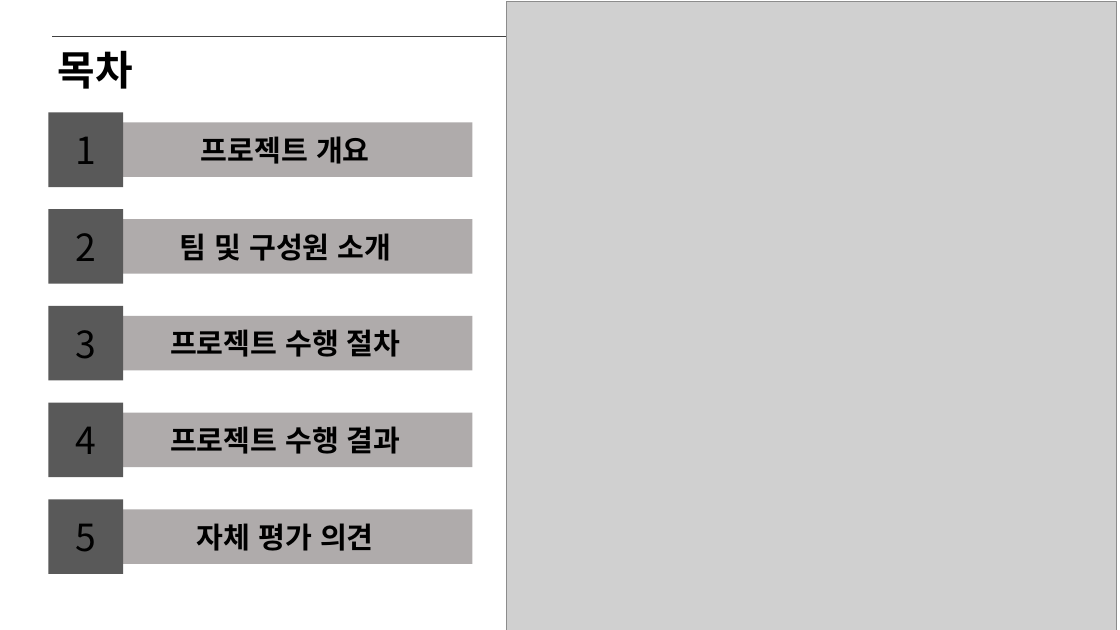
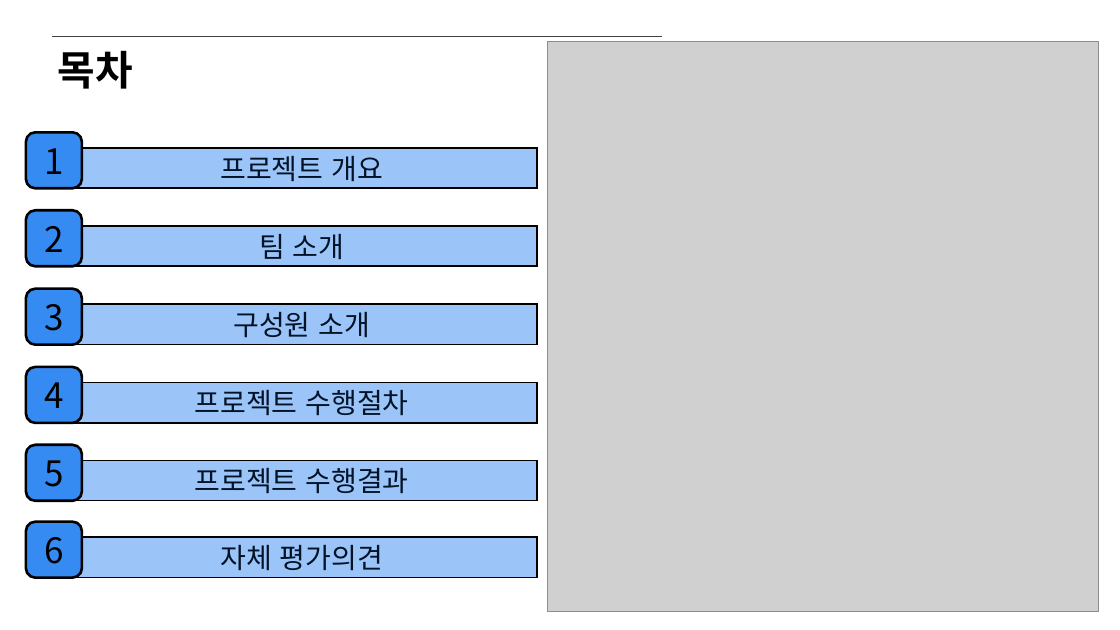
Before and after one commit to Hyno2/SQL-Project, a slide deck: slide 2 of PPT템플릿/오라클(편의점).pptx. Drawn at 1120x630 pixels with LibreOffice and Linux fonts; fonts in the diff are those of the drawing; grey boxes stand for pictures. Boxes give left, top, right and bottom in pixels: in the first picture for what was removed or moved away, otherwise in the second. Text is boxed around its words. In the diff, an @@ line names an element or a change of style, - is before the commit and + after.

```diff
--- a/PPT템플릿/오라클(편의점).pptx
+++ b/PPT템플릿/오라클(편의점).pptx
@@ picture: place and size @@
-picture at (507, 2, 1117, 630)
+picture at (547, 41, 1098, 612)
@@ rounded rectangle "1": place and size @@
-rounded rectangle "1" at (49, 113, 124, 187)
+rounded rectangle "1" at (26, 133, 82, 189)
@@ rectangle "프로젝트 개요": place and size @@
-rectangle "프로젝트 개요" at (50, 123, 473, 177)
+rectangle "프로젝트 개요" at (66, 148, 537, 188)
@@ rectangle "프로젝트 개요" at (66, 148, 537, 188): size 25 to 24 pt, text colour #000000 to #021327, bold off; fill #AFABAB to #9BC5F9; outline none to #000000 1.5 pt @@
@@ rounded rectangle "2": place and size @@
-rounded rectangle "2" at (49, 209, 124, 284)
+rounded rectangle "2" at (26, 210, 82, 266)
@@ rectangle added at (66, 226, 537, 266), fill #9BC5F9, outline #000000 1.5 pt, 24 pt, text #021327 @@
+팀 소개
@@ rounded rectangle "3": place and size @@
-rounded rectangle "3" at (49, 306, 124, 381)
+rounded rectangle "3" at (26, 289, 82, 345)
@@ fill #AFABAB to #9BC5F9; outline none to #000000 1.5 pt in 4 elements at (66, 538, 537, 578), (66, 460, 537, 501), (66, 383, 537, 423), (66, 304, 537, 344) @@
@@ rectangle "구성원 소개": place and size @@
-rectangle "구성원 소개" at (50, 219, 473, 274)
+rectangle "구성원 소개" at (66, 304, 537, 344)
@@ text in rectangle at (233, 312, 370, 338): text changed; size 25 to 24 pt; text colour #000000 to #021327; bold off @@
-팀 및 구성원 소개
+구성원 소개
@@ rounded rectangle "4": place and size @@
-rounded rectangle "4" at (49, 402, 124, 477)
+rounded rectangle "4" at (26, 367, 82, 423)
@@ rectangle "프로젝트 수행절차": place and size @@
-rectangle "프로젝트 수행절차" at (50, 316, 473, 371)
+rectangle "프로젝트 수행절차" at (66, 383, 537, 423)
@@ text in rectangle at (195, 390, 409, 415): text changed; size 25 to 24 pt; text colour #000000 to #021327; bold off @@
-프로젝트 수행 절차
+프로젝트 수행절차
@@ size 32 to 30 pt; rectangle to rounded rectangle; fill #595959 to #368BF2; outline none to #000000 2.25 pt in 5 elements at (26, 210, 82, 266), (26, 133, 82, 189), (26, 289, 82, 345), (26, 367, 82, 423), (26, 445, 82, 502) @@
@@ rounded rectangle "5": place and size @@
-rounded rectangle "5" at (49, 499, 124, 574)
+rounded rectangle "5" at (26, 445, 82, 502)
@@ rectangle "프로젝트 수행결과": place and size @@
-rectangle "프로젝트 수행결과" at (50, 413, 473, 467)
+rectangle "프로젝트 수행결과" at (66, 460, 537, 501)
@@ text in rectangle at (195, 468, 409, 493): text changed; size 25 to 24 pt; text colour #000000 to #021327; bold off @@
-프로젝트 수행 결과
+프로젝트 수행결과
@@ rounded rectangle added at (26, 522, 82, 578), fill #368BF2, outline #000000 2.25 pt, 30 pt, text #000000 @@
+6
@@ rectangle "자체 평가의견": place and size @@
-rectangle "자체 평가의견" at (50, 509, 473, 564)
+rectangle "자체 평가의견" at (66, 538, 537, 578)
@@ text in rectangle at (220, 545, 383, 571): text changed; size 25 to 24 pt; text colour #000000 to #021327; bold off @@
-자체 평가 의견
+자체 평가의견
```
Also in this commit, not shown: 5 other slides changed, 17 slides added, 20 slides removed.
